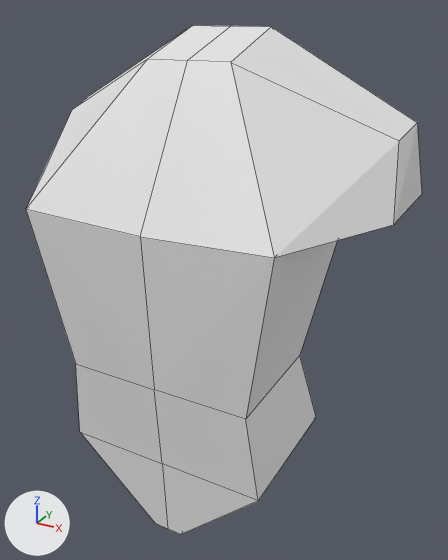
A saved change to the Blender file blndr_xmn.blend.
The view is the same before and after, from a camera (50 mm lens) standing at (0.648, -1.028, 2.679) and looking at (0.038, 0.081, 2.125). The axes (+X, +Y, +Z) are drawn at lower left. The lights are the same throughout. Mesh edges are drawn as thin lines.

Before the edit, the objects in view are built like this:
```python
me_cube = bpy.data.meshes.new('Cube')
me_cube.from_pydata(...)  # 24 vertices, 18 faces; spans x -1.92..0.0, y -0.82..1.27, z -1.65..3.43
ob_cube = bpy.data.objects.new('Cube', me_cube)
ob_cube.location = (0.0, 0.0, 1.91)
ob_cube.scale = (0.214, 0.214, 0.214)
_m = ob_cube.modifiers.new('Mirror', 'MIRROR')
_m.use_clip = True
```
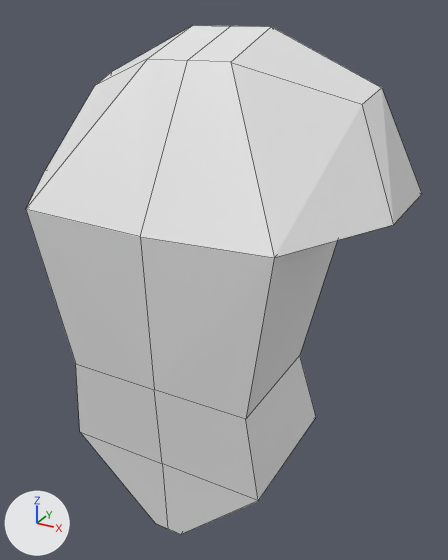
Edits to the bpy script that builds the scene:
```text
Change me_cube:
    where me_cube.from_pydata(...)  # 24 vertices, 18 faces; spans x -1.92..0.0, y -0.82..1.27, z -1.65..3.43
    used by ob_cube; location = (0.0, 0.0, 1.91); scale = (0.214, 0.214, 0.214)
    me_cube part 1
    me_cube.vertices[17].co: (-1.78, 0.5, 2.56) -> (-1.44, 0.5, 2.84)  # pixel (72, 109) -> pixel (94, 85)
    me_cube.vertices[18].co: (-1.84, 0.86, 2.67) -> (-1.5, 0.86, 2.94)  # pixel (88, 96) -> pixel (111, 72)
```

Boxes (x1, y1, x2, y2) around the edits, measured in the pictures (448 x 560 px; the box of a moved part takes in the faces that stretch with it):
part 1 of me_cube, moved or reshaped: (26, 27, 422, 258) in both
